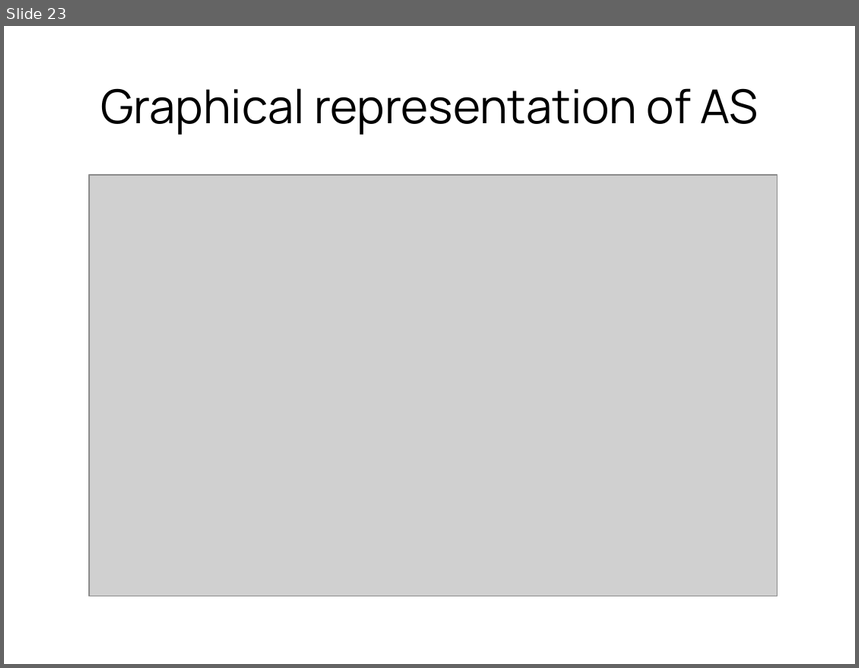
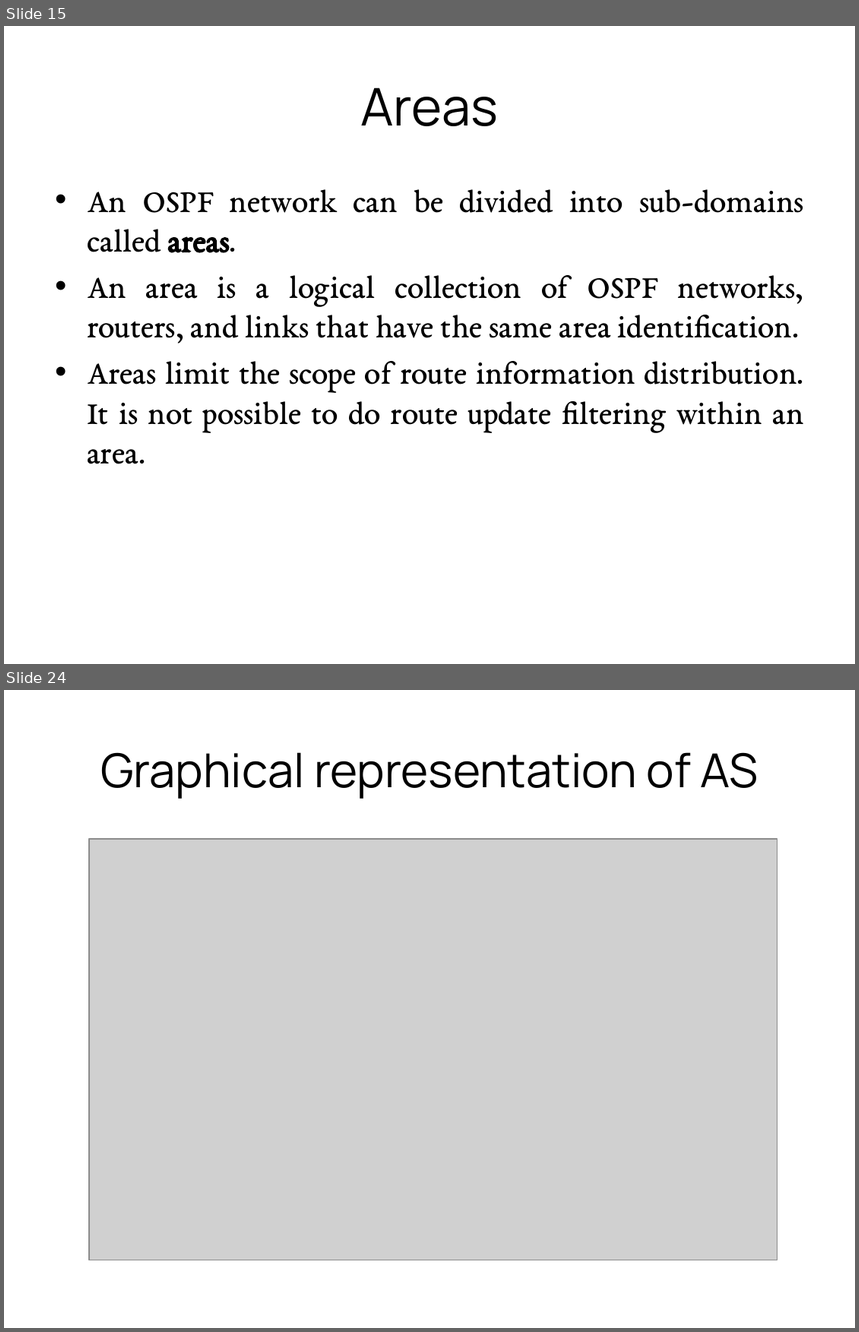
Before and after one commit to GeneralNitin/S6, a slide deck: 03. Computer Networks/PPTs/3.2. LSR, OSPF.pptx. Shown one above the other, each under a label of ours: slide 23 before the commit, slides 15 and 24 after it; the slides between them are not shown. The pictures are 859x668 and 859x1332 pixels, drawn with LibreOffice and Linux fonts; fonts in the diff are those of the drawing; grey boxes stand for pictures. Boxes give left, top, right and bottom in pixels: in the first picture for what was removed or moved away, otherwise in the second. Text is boxed around its words. In the diff, an @@ line names an element or a change of style, - is before the commit and + after.

```diff
--- a/03. Computer Networks/PPTs/3.2. LSR, OSPF.pptx
+++ b/03. Computer Networks/PPTs/3.2. LSR, OSPF.pptx
@@ slide 15 added at bbox=[4, 26, 855, 664], background #FFFFFF @@
@@ title added at bbox=[361, 88, 499, 126], 44 pt, text #000000 @@
+Areas
@@ text added at bbox=[87, 189, 804, 465], 28 pt, text #000000 @@
+• An OSPF network can be divided into sub-domains called areas.
+• An area is a logical collection of OSPF networks, routers, and links that have the same area identification.
+• Areas limit the scope of route information distribution. It is not possible to do route update filtering within an area.
@@ what was slide 23 is now slide 24 @@
```
Also in this commit, not shown: 4 slides changed, 12 other slides added, 12 slides removed, 6 other files.
